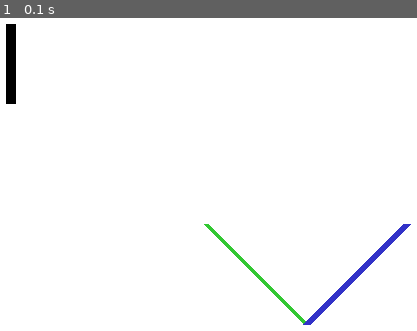
Above: before the commit, frame 1.
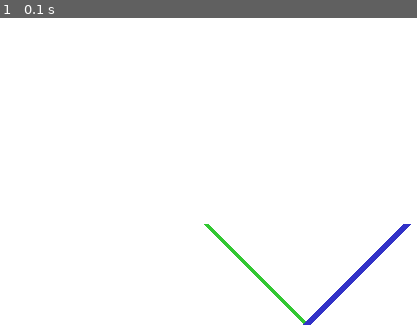
Above: after the commit, the same moment.

Repository: eduardoplnascimento/pygame-hello-world
Game: pygame game, started from main.py
The game is run twice, just before and just after one commit, with the same random seed, the same clock (stepped at 60 frames per second) and the same inputs.
Inputs:
- Up to frame 1 (0.1 s): no input

The runs differ from the first frame. In frame 1, 0.6% of the frame differs, in the area x 1-4%, y 1-28%.

Commit message:
Retirada linha feita com for

Diff:
--- a/main.py
+++ b/main.py
@@ -5,10 +5,6 @@
 
 while True:
   window.fill((255, 255, 255))
-
-  for x in range(100, 110):
-    for y in range(100, 180):
-      window.set_at([x, y], (0, 0, 0))
 
   pygame.draw.line(
     window,
